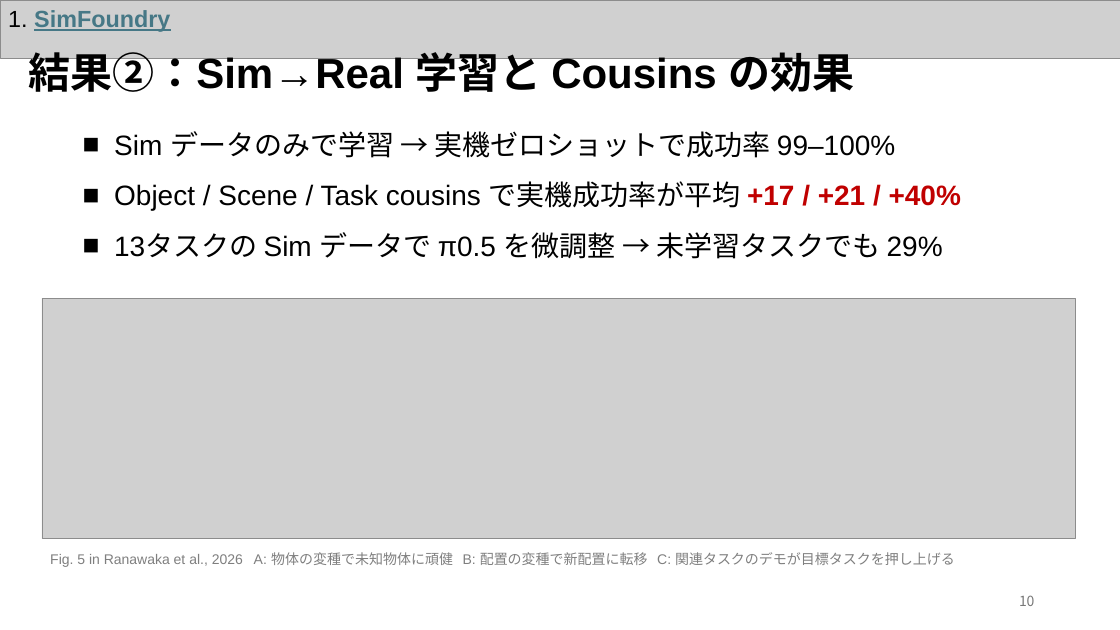
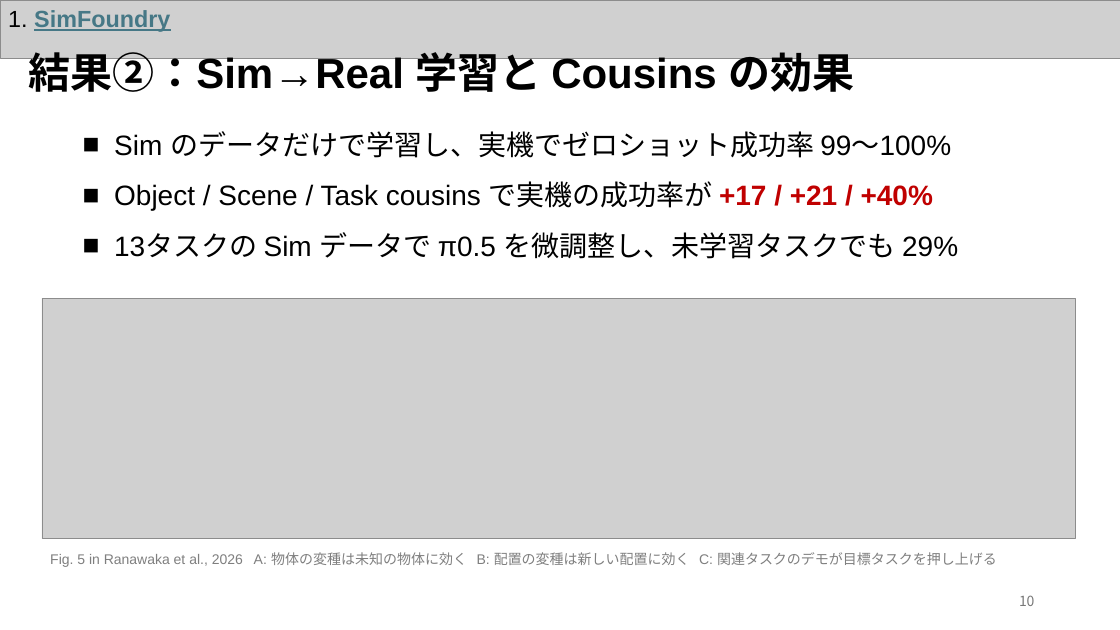
Before and after one commit to Azuma413/PaperPresentationSlides, a slide deck: slide 11 of 20261105_KaneyoshiHiratsuka_SurveySlide.pptx. Drawn at 1120x630 pixels with LibreOffice and Linux fonts; fonts in the diff are those of the drawing; grey boxes stand for pictures. Boxes give left, top, right and bottom in pixels: in the first picture for what was removed or moved away, otherwise in the second. Text is boxed around its words. In the diff, an @@ line names an element or a change of style, - is before the commit and + after.

```diff
--- a/20261105_KaneyoshiHiratsuka_SurveySlide.pptx
+++ b/20261105_KaneyoshiHiratsuka_SurveySlide.pptx
@@ text at <box>114,131,958,259</box>: text changed @@
-■ Sim データのみで学習 → 実機ゼロショットで成功率 99–100%
-■ Object / Scene / Task cousins で実機成功率が平均 +17 / +21 / +40%
-■ 13タスクの Sim データで π0.5 を微調整 → 未学習タスクでも 29%
+■ Sim のデータだけで学習し、実機でゼロショット成功率 99〜100%
+■ Object / Scene / Task cousins で実機の成功率が +17 / +21 / +40%
+■ 13タスクの Sim データで π0.5 を微調整し、未学習タスクでも 29%
@@ text at <box>50,552,997,567</box>: text changed @@
-Fig. 5 in Ranawaka et al., 2026 A: 物体の変種で未知物体に頑健 B: 配置の変種で新配置に転移 C: 関連タスクのデモが目標タスクを押し上げる
+Fig. 5 in Ranawaka et al., 2026 A: 物体の変種は未知の物体に効く B: 配置の変種は新しい配置に効く C: 関連タスクのデモが目標タスクを押し上げる
```
Also in this commit, not shown: 24 other slides changed, 2 slides added, 2 slides removed, 46 other files.
